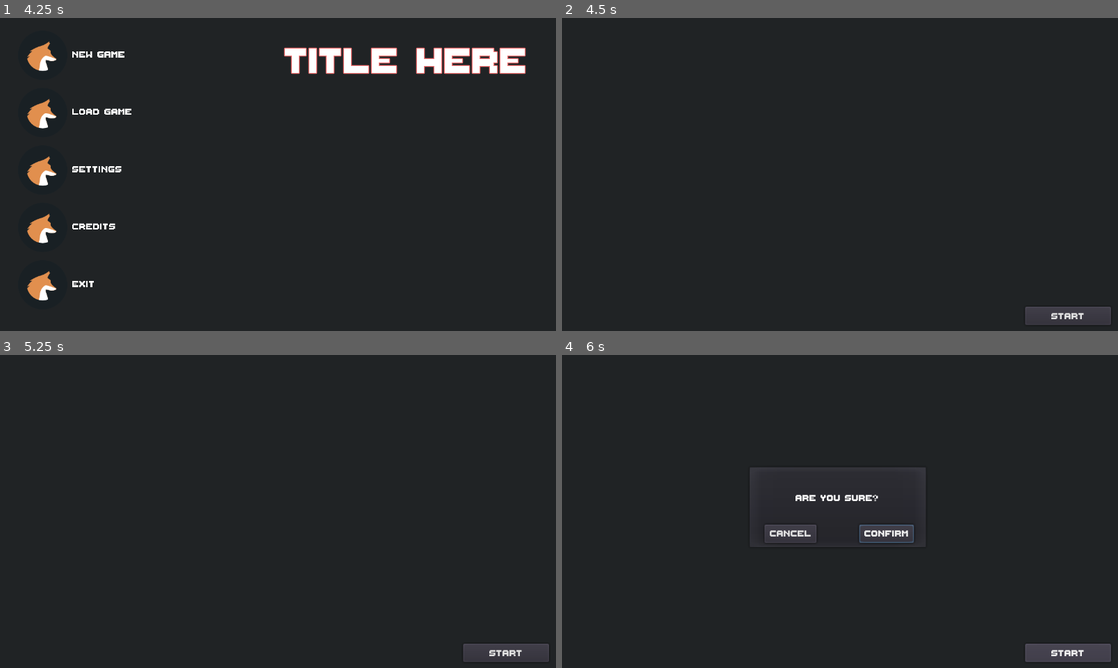
Above: before the commit, frames 1-4 (two rows, left to right).
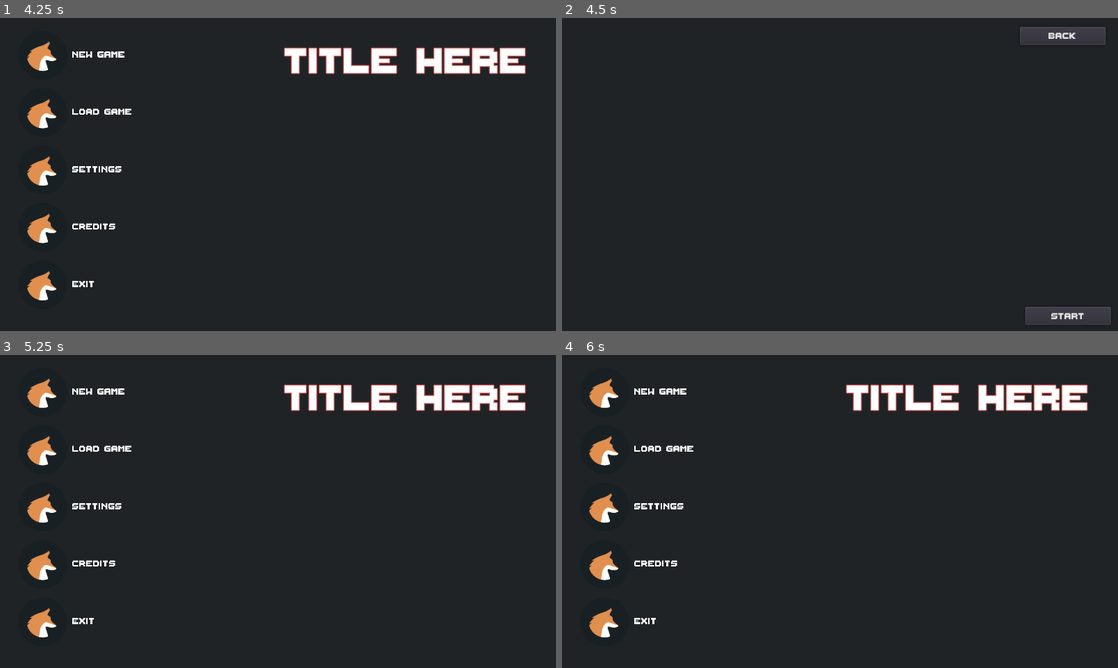
Above: after the commit, the same moments.

Repository: Jonahbui/foxtrot
Game: Godot game, scene res://Scenes/SplashScreen/splash_screen.tscn
The game is run twice, just before and just after one commit, with the same random seed, the same clock (stepped at 60 frames per second) and the same inputs.
Inputs (mouse positions are in pixels of both pictures, inside the frame that each line leads up to):
- Up to frame 1 (4.25 s): tap Enter at 0.5, 2, 3.5 s; tap Space at 1.25, 2.75 s; tap Escape (ui_cancel) at 4.15 s
- Up to frame 2 (4.5 s): click "New Game" at 4.25 s
- Up to frame 3 (5.25 s): click (500, 373) at 5 s, where only the run after the commit has a clickable "Back"
- Up to frame 4 (6 s): click (1067, 652) at 5.75 s, where only the run before the commit has a clickable "Start"

Frame 1 is identical in both runs. In frame 2, 0.9% of the frame differs, in the area x 82-98%, y 2-9%; in frame 3, 5.5%; in frame 4, 6.9%, in the area x 4-99%, y 7-98%.

Commit message:
Updated backgrounds to expand with viewport. Added back button in charcter customization scene.

Diff:
--- a/foxtrot/Scenes/CharacterCreation/CharacterCreation.tscn
+++ b/foxtrot/Scenes/CharacterCreation/CharacterCreation.tscn
@@ -14,8 +14,8 @@
 [node name="UI" type="CanvasLayer" parent="."]
 
 [node name="Background" type="TextureRect" parent="UI"]
-margin_right = 640.0
-margin_bottom = 360.0
+anchor_right = 1.0
+anchor_bottom = 1.0
 texture = ExtResource( 2 )
 expand = true
 __meta__ = {
@@ -33,6 +33,19 @@
 margin_bottom = -8.0
 custom_fonts/font = SubResource( 1 )
 text = "Start"
+__meta__ = {
+"_edit_use_anchors_": false
+}
+
+[node name="BackButton" type="Button" parent="UI"]
+anchor_left = 1.0
+anchor_right = 1.0
+margin_left = -112.556
+margin_top = 9.75732
+margin_right = -13.5559
+margin_bottom = 30.7573
+custom_fonts/font = SubResource( 1 )
+text = "Back"
 __meta__ = {
 "_edit_use_anchors_": false
 }
@@ -95,5 +108,6 @@
 }
 
 [connection signal="pressed" from="UI/StartButton" to="." method="_on_StartButton_pressed"]
+[connection signal="pressed" from="UI/BackButton" to="." method="_on_BackButton_pressed"]
 [connection signal="pressed" from="UI/PopupMenu/HBoxContainer/ConfirmButton" to="." method="_on_ConfirmButton_pressed"]
 [connection signal="pressed" from="UI/PopupMenu/HBoxContainer/CancelButton" to="." method="_on_CancelButton_pressed"]
--- a/foxtrot/Scenes/CharacterCreation/character_creation.gd
+++ b/foxtrot/Scenes/CharacterCreation/character_creation.gd
@@ -8,3 +8,8 @@
 
 func _on_CancelButton_pressed():
   $UI/PopupMenu.hide()
+
+
+func _on_BackButton_pressed():
+  Globals.isGamePlaying = false
+  get_tree().change_scene("res://Scenes/MainMenu/main_menu.tscn")
--- a/foxtrot/Scenes/Credits/Credits.tscn
+++ b/foxtrot/Scenes/Credits/Credits.tscn
@@ -12,8 +12,8 @@
 script = ExtResource( 3 )
 
 [node name="UI" type="Control" parent="."]
-margin_right = 640.0
-margin_bottom = 360.0
+anchor_right = 1.0
+anchor_bottom = 1.0
 __meta__ = {
 "_edit_use_anchors_": false
 }
--- a/foxtrot/Scenes/MainMenu/main_menu.tscn
+++ b/foxtrot/Scenes/MainMenu/main_menu.tscn
@@ -27,16 +27,14 @@
 
 [node name="MusicStream" type="AudioStreamPlayer" parent="Audio"]
 autoplay = true
-bus = "Music"
 
 [node name="SFXStream" type="AudioStreamPlayer" parent="Audio"]
-bus = "SFX"
 
 [node name="MainMenu" type="CanvasLayer" parent="."]
 
 [node name="UI" type="Control" parent="MainMenu"]
-margin_right = 640.0
-margin_bottom = 360.0
+anchor_right = 1.0
+anchor_bottom = 1.0
 __meta__ = {
 "_edit_use_anchors_": false
 }
--- a/foxtrot/Scenes/PauseMenu/PauseMenu.tscn
+++ b/foxtrot/Scenes/PauseMenu/PauseMenu.tscn
@@ -16,8 +16,8 @@
 script = ExtResource( 3 )
 
 [node name="UI" type="Control" parent="."]
+anchor_bottom = 1.0
 margin_right = 640.0
-margin_bottom = 360.0
 __meta__ = {
 "_edit_use_anchors_": false
 }
--- a/foxtrot/Scenes/SettingsMenu/settings_menu.tscn
+++ b/foxtrot/Scenes/SettingsMenu/settings_menu.tscn
@@ -25,8 +25,8 @@
 script = ExtResource( 2 )
 
 [node name="UI" type="Control" parent="."]
-margin_right = 640.0
-margin_bottom = 360.0
+anchor_right = 1.0
+anchor_bottom = 1.0
 __meta__ = {
 "_edit_use_anchors_": false
 }
Not shown: 7 places in foxtrot/Scenes/MainMenu/main_menu.tscn that only renumber resources
Not shown: 4 places in foxtrot/Scenes/SettingsMenu/settings_menu.tscn that only renumber resources
